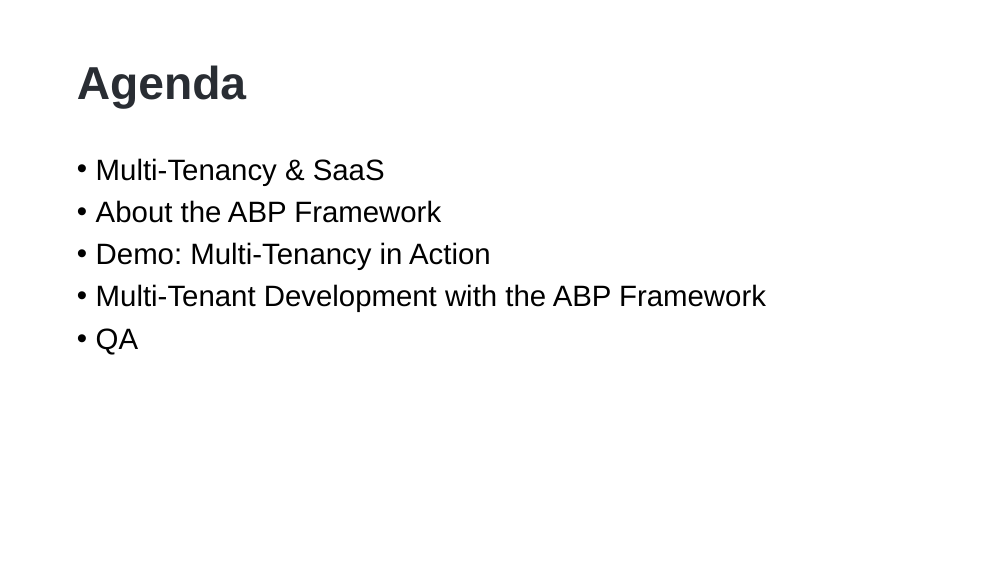
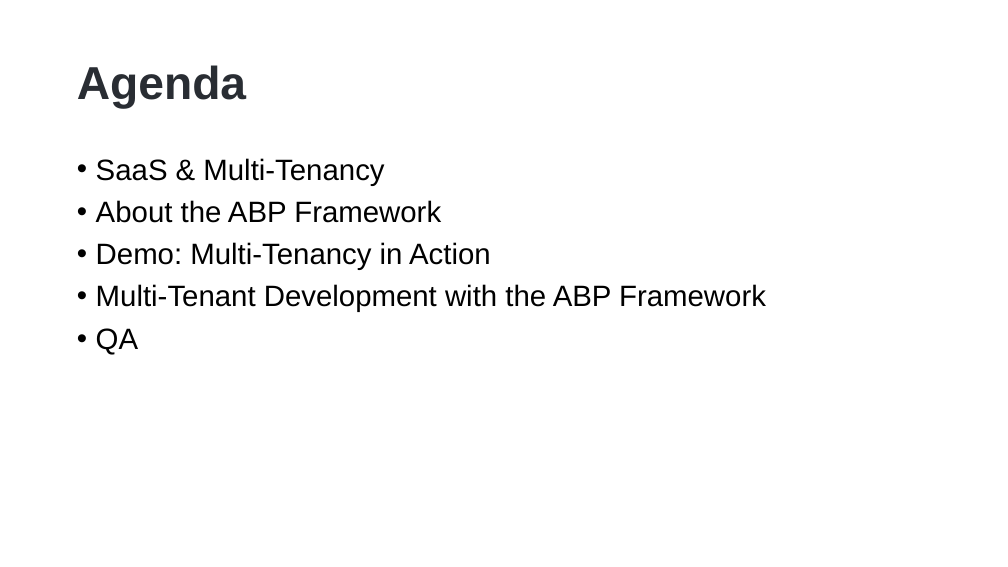
Before and after one commit to hikalkan/presentations, a slide deck: slide 2 of 2023-01-17 Dotnet Foundation Summit 2023/ABP Multi-Tenancy.pptx. Drawn at 1008x567 pixels with LibreOffice and Linux fonts; fonts in the diff are those of the drawing; background and template pictures are left out. Boxes give left, top, right and bottom in pixels: in the first picture for what was removed or moved away, otherwise in the second. Text is boxed around its words. In the diff, an @@ line names an element or a change of style, - is before the commit and + after.

```diff
--- a/2023-01-17 Dotnet Foundation Summit 2023/ABP Multi-Tenancy.pptx
+++ b/2023-01-17 Dotnet Foundation Summit 2023/ABP Multi-Tenancy.pptx
@@ text at (96,158,384,186): text changed @@
-• Multi-Tenancy & SaaS
+• SaaS & Multi-Tenancy
```
Also in this commit, not shown: 2 other slides changed, 5 slides added, 5 slides removed.
